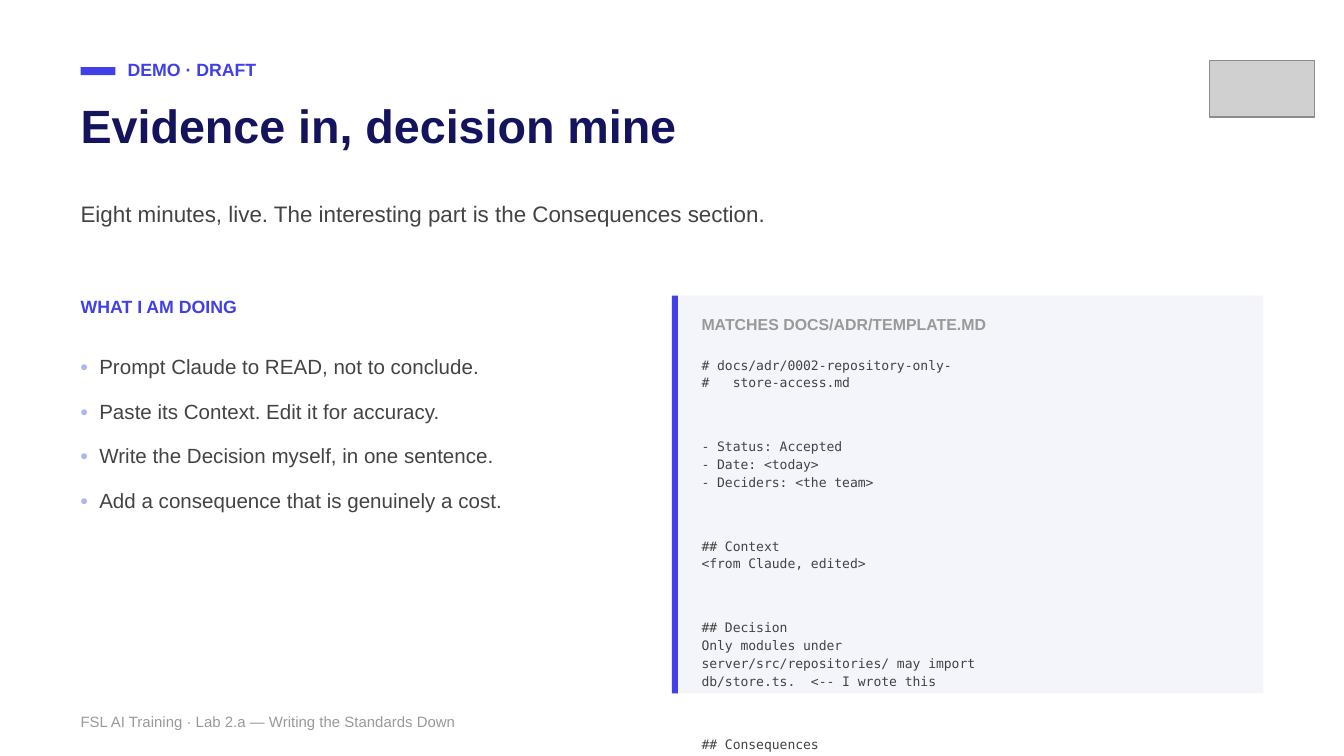
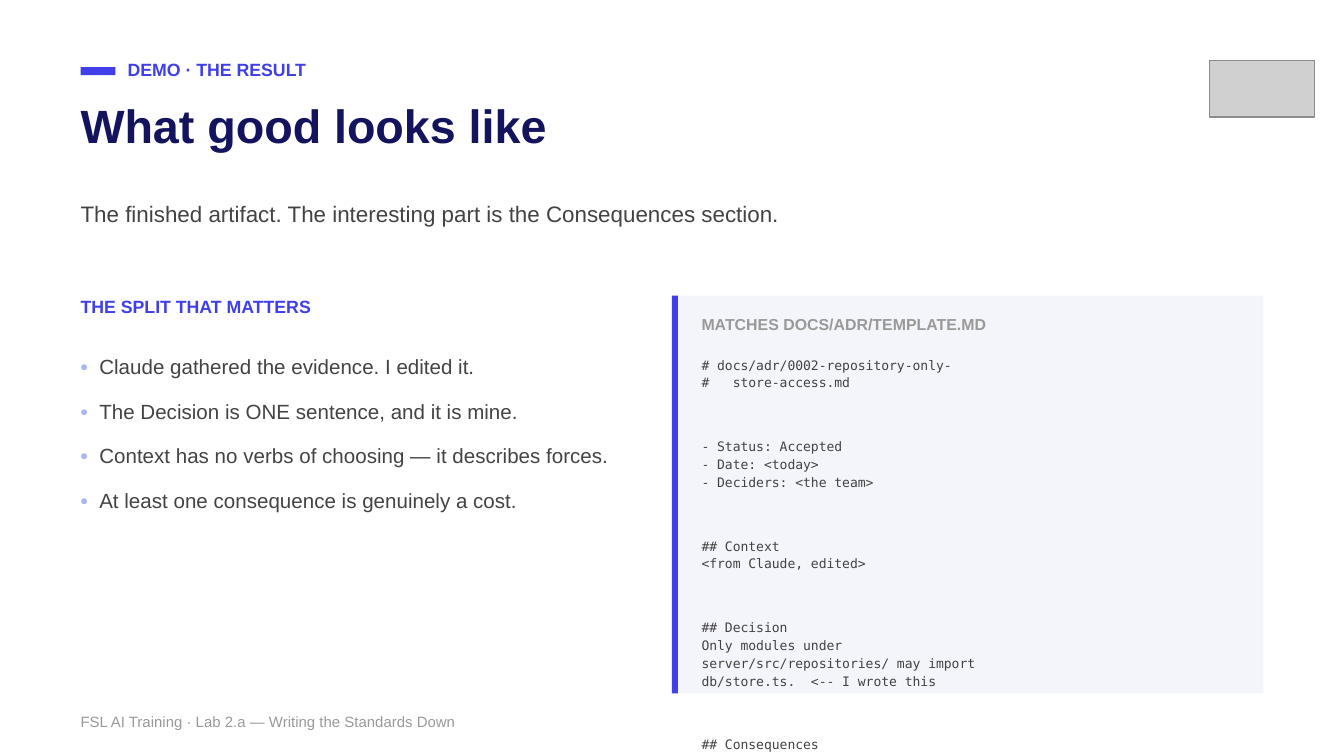
Before and after one commit to mike-tajmajer-fullstacklabs/fsl-taskboard-lab, a slide deck: slide 16 of docs/instructor/lab-2a-writing-the-standards-down.pptx (slide 15 before the commit). Drawn at 1344x756 pixels with LibreOffice and Linux fonts; fonts in the diff are those of the drawing; grey boxes stand for pictures. Boxes give left, top, right and bottom in pixels: in the first picture for what was removed or moved away, otherwise in the second. Text is boxed around its words. In the diff, an @@ line names an element or a change of style, - is before the commit and + after.

```diff
--- a/docs/instructor/lab-2a-writing-the-standards-down.pptx
+++ b/docs/instructor/lab-2a-writing-the-standards-down.pptx
@@ text at box(128, 63, 306, 76): text changed @@
-DEMO · DRAFT
+DEMO · THE RESULT
@@ text at box(81, 109, 547, 152): text changed @@
-Evidence in, decision mine
+What good looks like
@@ text at box(81, 205, 778, 227): text changed @@
-Eight minutes, live. The interesting part is the Consequences section.
+The finished artifact. The interesting part is the Consequences section.
@@ text at box(81, 300, 311, 313): text changed @@
-WHAT I AM DOING
+THE SPLIT THAT MATTERS
@@ text at box(99, 359, 608, 513): text changed @@
-• Prompt Claude to READ, not to conclude.
-• Paste its Context. Edit it for accuracy.
-• Write the Decision myself, in one sentence.
-• Add a consequence that is genuinely a cost.
+• Claude gathered the evidence. I edited it.
+• The Decision is ONE sentence, and it is mine.
+• Context has no verbs of choosing — it describes forces.
+• At least one consequence is genuinely a cost.
```
Also in this commit, not shown: 5 other slides changed, 2 slides added, 6 other files.
